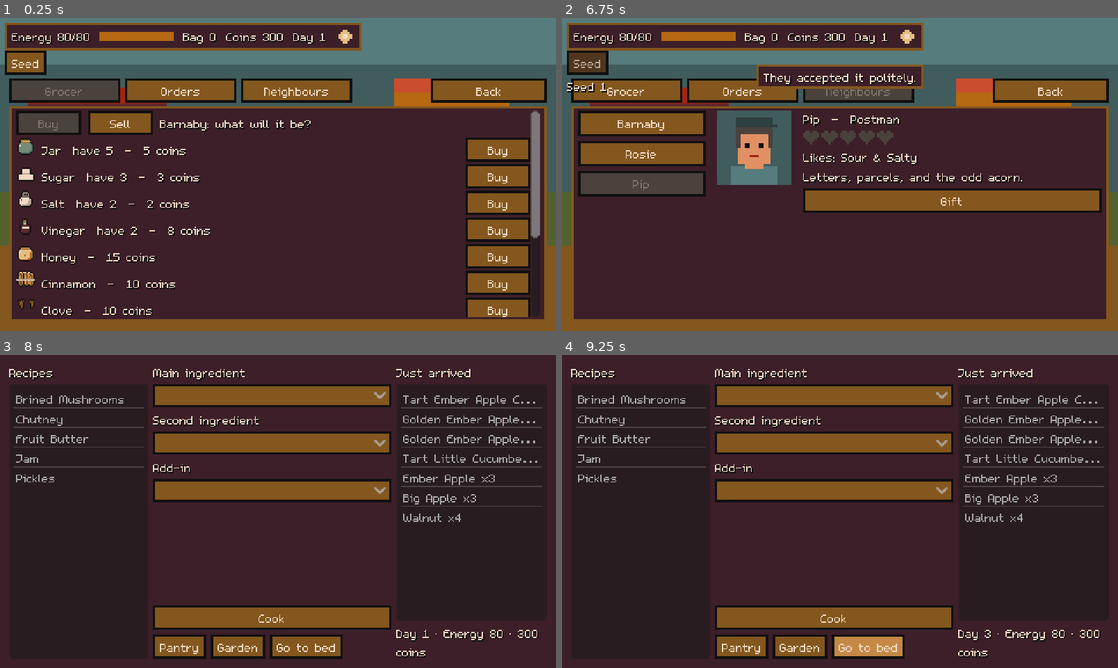
Above: before the commit, frames 1-4 (two rows, left to right).
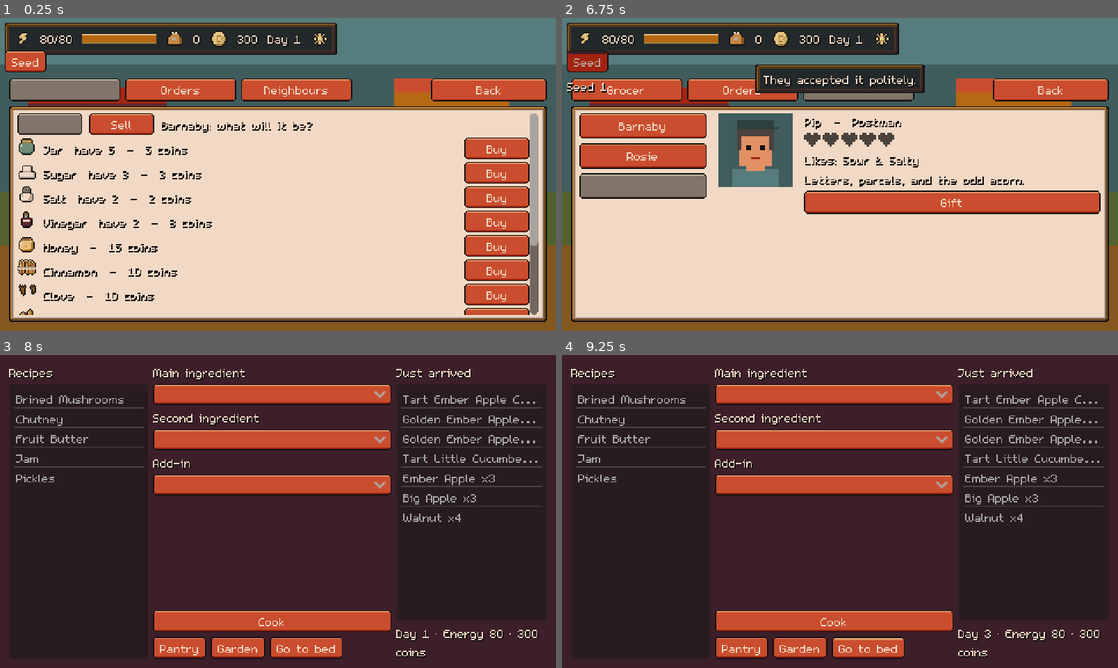
Above: after the commit, the same moments.

Repository: izzetemredemir/autumn-preserves
Game: Godot game, scene res://scenes/town/town.tscn
Same seed, same stepped clock (60 frames per second), same inputs: the game is played once before the commit and once after it. This scene is started directly instead of the project's main scene.
Inputs:
- Up to frame 1 (0.25 s): no input
- Up to frame 2 (6.75 s): click "Seed" at 0.5 s; click "Orders" at 1.25 s; click "Grocer" at 2 s; click "Neighbours" at 2.75 s; click "Rosie" at 3.5 s; click "Barnaby" at 4.25 s; click "Pip" at 5 s; click "Gift" at 5.75 s; click "Give" at 6.5 s
- Up to frame 3 (8 s): click "Back" at 7.25 s
- Up to frame 4 (9.25 s): click "Go to bed" at 8 s; click "Go to bed" at 8.75 s

The runs differ from the first frame. In frame 1, 76% of the frame differs, in the area x 0-99%, y 1-98%; in frame 2, 75%; in frame 3, 17%; in frame 4, 17%.

Commit message:
feat(ui): hand-drawn UI kit applied to theme and HUD

Diff:
--- a/game/tests/smoke/hud_shot.gd
+++ b/game/tests/smoke/hud_shot.gd
@@ -17,6 +17,19 @@
 	root.add_child(rain)
 	var hud := (load("res://ui/hud/hud.tscn") as PackedScene).instantiate()
 	root.add_child(hud)
+	var demo := PanelContainer.new()
+	demo.position = Vector2(300, 90)
+	var col := VBoxContainer.new()
+	demo.add_child(col)
+	var b1 := Button.new()
+	b1.text = "UI_SEED"
+	var b2 := Button.new()
+	b2.text = "UI_SEED"
+	b2.disabled = true
+	col.add_child(b1)
+	col.add_child(b2)
+	demo.theme = load("res://ui/theme/theme.tres")
+	root.add_child(demo)
 	_run(hud)
 
 
--- a/game/ui/hud/hud.gd
+++ b/game/ui/hud/hud.gd
@@ -4,6 +4,14 @@
 ## Any scene can call `Hud.toast("UI_KEY")`; the HUD node joins group "hud".
 
 const TOAST_SECONDS := 2.0
+
+const ICON_DIR := "res://assets/sprites/ui/"
+const CURSOR_HOTSPOT := Vector2(1, 1)
+
+const WEATHER_ICONS := {
+	"sunny": "icon_weather_sun", "rainy": "icon_weather_rain",
+	"windy": "icon_weather_wind", "foggy": "icon_weather_fog",
+}
 
 const C_INK := Color("111010")
 const C_GOLD := Color("e5bd7f")
@@ -18,7 +26,7 @@
 var _bag_label: Label
 var _coins_label: Label
 var _day_label: Label
-var _weather: WeatherIcon
+var _weather: TextureRect
 var _seed_btn: Button
 var _seed_label: Label
 var _toast_holder: Control
@@ -50,12 +58,14 @@
 	root.theme = load("res://ui/theme/theme.tres")
 	add_child(root)
 	var panel := PanelContainer.new()
+	panel.theme_type_variation = &"DarkPanel"
 	panel.position = Vector2(4, 4)
 	root.add_child(panel)
 	var row := HBoxContainer.new()
 	row.add_theme_constant_override("separation", 8)
 	panel.add_child(row)
 
+	row.add_child(_icon("icon_energy"))
 	_energy_label = Label.new()
 	row.add_child(_energy_label)
 	_energy_bar = ProgressBar.new()
@@ -63,15 +73,15 @@
 	_energy_bar.size_flags_vertical = Control.SIZE_SHRINK_CENTER
 	_energy_bar.show_percentage = false
 	row.add_child(_energy_bar)
+	row.add_child(_icon("icon_bag"))
 	_bag_label = Label.new()
 	row.add_child(_bag_label)
+	row.add_child(_icon("icon_coin"))
 	_coins_label = Label.new()
 	row.add_child(_coins_label)
 	_day_label = Label.new()
 	row.add_child(_day_label)
-	_weather = WeatherIcon.new()
-	_weather.custom_minimum_size = Vector2(16, 16)
-	_weather.size_flags_vertical = Control.SIZE_SHRINK_CENTER
+	_weather = _icon("icon_weather_sun")
 	row.add_child(_weather)
 
 	_seed_btn = Button.new()
@@ -85,6 +95,10 @@
 	_seed_label.position = Vector2(4, 52)
 	_seed_label.visible = false
 	root.add_child(_seed_label)
+
+	var cursor := load(ICON_DIR + "ui_cursor.png") as Texture2D
+	if cursor != null:
+		Input.set_custom_mouse_cursor(cursor, Input.CURSOR_ARROW, CURSOR_HOTSPOT)
 
 	_toast_holder = Control.new()
 	_toast_holder.mouse_filter = Control.MOUSE_FILTER_IGNORE
@@ -104,14 +118,13 @@
 		return
 	var e := int(d.get("energy", 0))
 	var emax := int(d.get("energy_max", 80))
-	_energy_label.text = "%s %d/%d" % [tr("UI_ENERGY"), e, emax]
+	_energy_label.text = "%d/%d" % [e, emax]
 	_energy_bar.max_value = emax
 	_energy_bar.value = e
-	_bag_label.text = "%s %d" % [tr("UI_BAG"), Forage.bag_count(d)]
-	_coins_label.text = "%s %d" % [tr("UI_COINS"), int(d.get("coins", 0))]
+	_bag_label.text = str(Forage.bag_count(d))
+	_coins_label.text = str(int(d.get("coins", 0)))
 	_day_label.text = "%s %d" % [tr("UI_DAY"), int(d.get("day", 1))]
-	_weather.weather = String(d.get("weather", "sunny"))
-	_weather.queue_redraw()
+	_weather.texture = load(ICON_DIR + WEATHER_ICONS.get(String(d.get("weather", "sunny")), "icon_weather_sun") + ".png")
 	_seed_label.visible = _seed_btn.button_pressed
 	_seed_label.text = "%s %d" % [tr("UI_SEED"), int(d.get("save_seed", 0))]
 
@@ -123,6 +136,7 @@
 	if not args.is_empty():
 		text = text % args
 	var panel := PanelContainer.new()
+	panel.theme_type_variation = &"DarkPanel"
 	var label := Label.new()
 	label.text = text
 	panel.add_child(label)
@@ -140,20 +154,10 @@
 	_toast_tween.tween_callback(panel.queue_free)
 
 
-## Placeholder weather icon drawn from palette rects (ART-06 swaps in icon_weather_*.png).
-class WeatherIcon:
-	extends Control
-	var weather := "sunny"
-
-	func _draw() -> void:
-		if weather == "rainy":
-			draw_rect(Rect2(2, 3, 12, 5), Color("b4b3a0"))
-			draw_rect(Rect2(4, 1, 8, 3), Color("b4b3a0"))
-			for x in [3, 7, 11]:
-				draw_rect(Rect2(x, 10, 1, 3), Color("567c7d"))
-				draw_rect(Rect2(x - 1, 13, 1, 2), Color("738c7a"))
-		else:
-			draw_rect(Rect2(4, 4, 8, 8), Color("e5bd7f"))
-			draw_rect(Rect2(2, 6, 12, 4), Color("e5bd7f"))
-			draw_rect(Rect2(6, 2, 4, 12), Color("e5bd7f"))
-			draw_rect(Rect2(6, 6, 4, 4), Color("f2d9c5"))
+func _icon(icon_name: String) -> TextureRect:
+	var t := TextureRect.new()
+	t.texture = load(ICON_DIR + icon_name + ".png")
+	t.custom_minimum_size = Vector2(16, 16)
+	t.size_flags_vertical = Control.SIZE_SHRINK_CENTER
+	t.mouse_filter = Control.MOUSE_FILTER_IGNORE
+	return t
--- a/game/ui/theme/theme.tres
+++ b/game/ui/theme/theme.tres
@@ -1,92 +1,112 @@
-[gd_resource type="Theme" load_steps=14 format=3]
+[gd_resource type="Theme" load_steps=24 format=3]
 
 [ext_resource type="FontFile" path="res://assets/fonts/m5x7.ttf" id="1_body"]
 [ext_resource type="FontFile" path="res://assets/fonts/m6x11plus.ttf" id="2_head"]
-
-[sub_resource type="StyleBoxFlat" id="panel_dark"]
+[ext_resource type="Texture2D" path="res://assets/sprites/ui/ui_panel_dark.png" id="3_dark"]
+[ext_resource type="Texture2D" path="res://assets/sprites/ui/ui_panel_paper.png" id="4_paper"]
+[ext_resource type="Texture2D" path="res://assets/sprites/ui/ui_button.png" id="5_btn"]
+[ext_resource type="Texture2D" path="res://assets/sprites/ui/ui_bar_empty.png" id="6_empty"]
+[ext_resource type="Texture2D" path="res://assets/sprites/ui/ui_bar_fill.png" id="7_fill"]
+
+[sub_resource type="StyleBoxTexture" id="panel_dark"]
 resource_name = "panel_dark"
-bg_color = Color(0.2392, 0.1216, 0.1608, 1)
-border_width_left = 2
-border_width_top = 2
-border_width_right = 2
-border_width_bottom = 2
-border_color = Color(0.5137, 0.3412, 0.1176, 1)
-content_margin_left = 6
-content_margin_top = 4
-content_margin_right = 6
-content_margin_bottom = 4
-anti_aliasing = false
-
-[sub_resource type="StyleBoxFlat" id="btn_normal"]
+texture = ExtResource("3_dark")
+texture_margin_left = 5
+texture_margin_top = 5
+texture_margin_right = 5
+texture_margin_bottom = 5
+content_margin_left = 7
+content_margin_top = 6
+content_margin_right = 7
+content_margin_bottom = 6
+
+axis_stretch_horizontal = 0
+axis_stretch_vertical = 0
+[sub_resource type="AtlasTexture" id="atlas_normal"]
+atlas = ExtResource("5_btn")
+region = Rect2(0, 0, 48, 16)
+
+[sub_resource type="StyleBoxTexture" id="btn_normal"]
 resource_name = "btn_normal"
-bg_color = Color(0.5137, 0.3412, 0.1176, 1)
-border_width_left = 2
-border_width_top = 2
-border_width_right = 2
-border_width_bottom = 2
-border_color = Color(0.0667, 0.0627, 0.0627, 1)
-content_margin_left = 6
-content_margin_top = 4
-content_margin_right = 6
-content_margin_bottom = 4
-anti_aliasing = false
-
-[sub_resource type="StyleBoxFlat" id="btn_hover"]
+texture = SubResource("atlas_normal")
+texture_margin_left = 5
+texture_margin_top = 5
+texture_margin_right = 5
+texture_margin_bottom = 5
+content_margin_left = 6
+content_margin_top = 3
+content_margin_right = 6
+content_margin_bottom = 3
+
+axis_stretch_horizontal = 0
+axis_stretch_vertical = 0
+
+[sub_resource type="AtlasTexture" id="atlas_hover"]
+atlas = ExtResource("5_btn")
+region = Rect2(48, 0, 48, 16)
+
+[sub_resource type="StyleBoxTexture" id="btn_hover"]
 resource_name = "btn_hover"
-bg_color = Color(0.7725, 0.5333, 0.2706, 1)
-border_width_left = 2
-border_width_top = 2
-border_width_right = 2
-border_width_bottom = 2
-border_color = Color(0.0667, 0.0627, 0.0627, 1)
-content_margin_left = 6
-content_margin_top = 4
-content_margin_right = 6
-content_margin_bottom = 4
-anti_aliasing = false
-
-[sub_resource type="StyleBoxFlat" id="btn_pressed"]
+texture = SubResource("atlas_hover")
+texture_margin_left = 5
+texture_margin_top = 5
+texture_margin_right = 5
+texture_margin_bottom = 5
+content_margin_left = 6
+content_margin_top = 3
+content_margin_right = 6
+content_margin_bottom = 3
+
+axis_stretch_horizontal = 0
+axis_stretch_vertical = 0
+
+[sub_resource type="AtlasTexture" id="atlas_pressed"]
+atlas = ExtResource("5_btn")
+region = Rect2(96, 0, 48, 16)
+
+[sub_resource type="StyleBoxTexture" id="btn_pressed"]
 resource_name = "btn_pressed"
-bg_color = Color(0.3137, 0.2118, 0.1176, 1)
-border_width_left = 2
-border_width_top = 2
-border_width_right = 2
-border_width_bottom = 2
-border_color = Color(0.0667, 0.0627, 0.0627, 1)
-content_margin_left = 6
-content_margin_top = 4
-content_margin_right = 6
-content_margin_bottom = 4
-anti_aliasing = false
-
-[sub_resource type="StyleBoxFlat" id="btn_disabled"]
+texture = SubResource("atlas_pressed")
+texture_margin_left = 5
+texture_margin_top = 5
+texture_margin_right = 5
+texture_margin_bottom = 5
+content_margin_left = 6
+content_margin_top = 3
+content_margin_right = 6
+content_margin_bottom = 3
+
+axis_stretch_horizontal = 0
+axis_stretch_vertical = 0
+
+[sub_resource type="AtlasTexture" id="atlas_disabled"]
+atlas = ExtResource("5_btn")
+region = Rect2(144, 0, 48, 16)
+
+[sub_resource type="StyleBoxTexture" id="btn_disabled"]
 resource_name = "btn_disabled"
-bg_color = Color(0.2863, 0.2588, 0.2392, 1)
-border_width_left = 2
-border_width_top = 2
-border_width_right = 2
-border_width_bottom = 2
-border_color = Color(0.0667, 0.0627, 0.0627, 1)
-content_margin_left = 6
-content_margin_top = 4
-content_margin_right = 6
-content_margin_bottom = 4
-anti_aliasing = false
+texture = SubResource("atlas_disabled")
+texture_margin_left = 5
+texture_margin_top = 5
+texture_margin_right = 5
+texture_margin_bottom = 5
+content_margin_left = 6
+content_margin_top = 3
+content_margin_right = 6
+content_margin_bottom = 3
+
+axis_stretch_horizontal = 0
+axis_stretch_vertical = 0
 
 [sub_resource type="StyleBoxFlat" id="btn_focus"]
 resource_name = "btn_focus"
-bg_color = Color(0.2392, 0.1216, 0.1608, 1)
-border_width_left = 2
-border_width_top = 2
-border_width_right = 2
-border_width_bottom = 2
+draw_center = false
+border_width_left = 1
+border_width_top = 1
+border_width_right = 1
+border_width_bottom = 1
 border_color = Color(0.8980, 0.7412, 0.4980, 1)
-content_margin_left = 6
-content_margin_top = 4
-content_margin_right = 6
-content_margin_bottom = 4
 anti_aliasing = false
-
 [sub_resource type="StyleBoxFlat" id="line_normal"]
 resource_name = "line_normal"
 bg_color = Color(0.9490, 0.8510, 0.7725, 1)
@@ -115,48 +135,48 @@
 content_margin_bottom = 4
 anti_aliasing = false
 
-[sub_resource type="StyleBoxFlat" id="bar_bg"]
+[sub_resource type="StyleBoxTexture" id="bar_bg"]
 resource_name = "bar_bg"
-bg_color = Color(0.2392, 0.1216, 0.1608, 1)
-border_width_left = 1
-border_width_top = 1
-border_width_right = 1
-border_width_bottom = 1
-border_color = Color(0.0667, 0.0627, 0.0627, 1)
+texture = ExtResource("6_empty")
+texture_margin_left = 2
+texture_margin_top = 2
+texture_margin_right = 2
+texture_margin_bottom = 2
 content_margin_left = 2
 content_margin_top = 0
 content_margin_right = 2
 content_margin_bottom = 0
-anti_aliasing = false
-
-[sub_resource type="StyleBoxFlat" id="bar_fill"]
+
+axis_stretch_horizontal = 0
+axis_stretch_vertical = 0
+[sub_resource type="StyleBoxTexture" id="bar_fill"]
 resource_name = "bar_fill"
-bg_color = Color(0.7137, 0.4078, 0.0745, 1)
-border_width_left = 0
-border_width_top = 0
-border_width_right = 0
-border_width_bottom = 0
-border_color = Color(0.7137, 0.4078, 0.0745, 1)
+texture = ExtResource("7_fill")
+texture_margin_left = 2
+texture_margin_top = 2
+texture_margin_right = 2
+texture_margin_bottom = 2
 content_margin_left = 2
 content_margin_top = 0
 content_margin_right = 2
 content_margin_bottom = 0
-anti_aliasing = false
-
-[sub_resource type="StyleBoxFlat" id="paper"]
+
+axis_stretch_horizontal = 0
+axis_stretch_vertical = 0
+[sub_resource type="StyleBoxTexture" id="paper"]
 resource_name = "paper"
-bg_color = Color(0.9490, 0.8510, 0.7725, 1)
-border_width_left = 2
-border_width_top = 2
-border_width_right = 2
-border_width_bottom = 2
-border_color = Color(0.5137, 0.3412, 0.1176, 1)
-content_margin_left = 6
-content_margin_top = 4
-content_margin_right = 6
-content_margin_bottom = 4
-anti_aliasing = false
-
+texture = ExtResource("4_paper")
+texture_margin_left = 5
+texture_margin_top = 5
+texture_margin_right = 5
+texture_margin_bottom = 5
+content_margin_left = 7
+content_margin_top = 6
+content_margin_right = 7
+content_margin_bottom = 6
+
+axis_stretch_horizontal = 0
+axis_stretch_vertical = 0
 [resource]
 default_font = ExtResource("1_body")
 default_font_size = 16
@@ -171,8 +191,10 @@
 Heading/colors/font_shadow_color = Color(0.0667, 0.0627, 0.0627, 1)
 Heading/constants/shadow_offset_x = 1
 Heading/constants/shadow_offset_y = 1
-PanelContainer/styles/panel = SubResource("panel_dark")
-Panel/styles/panel = SubResource("panel_dark")
+PanelContainer/styles/panel = SubResource("paper")
+Panel/styles/panel = SubResource("paper")
+DarkPanel/base_type = &"PanelContainer"
+DarkPanel/styles/panel = SubResource("panel_dark")
 PaperPanel/base_type = &"PanelContainer"
 PaperPanel/styles/panel = SubResource("paper")
 Button/colors/font_color = Color(0.9490, 0.8510, 0.7725, 1)
